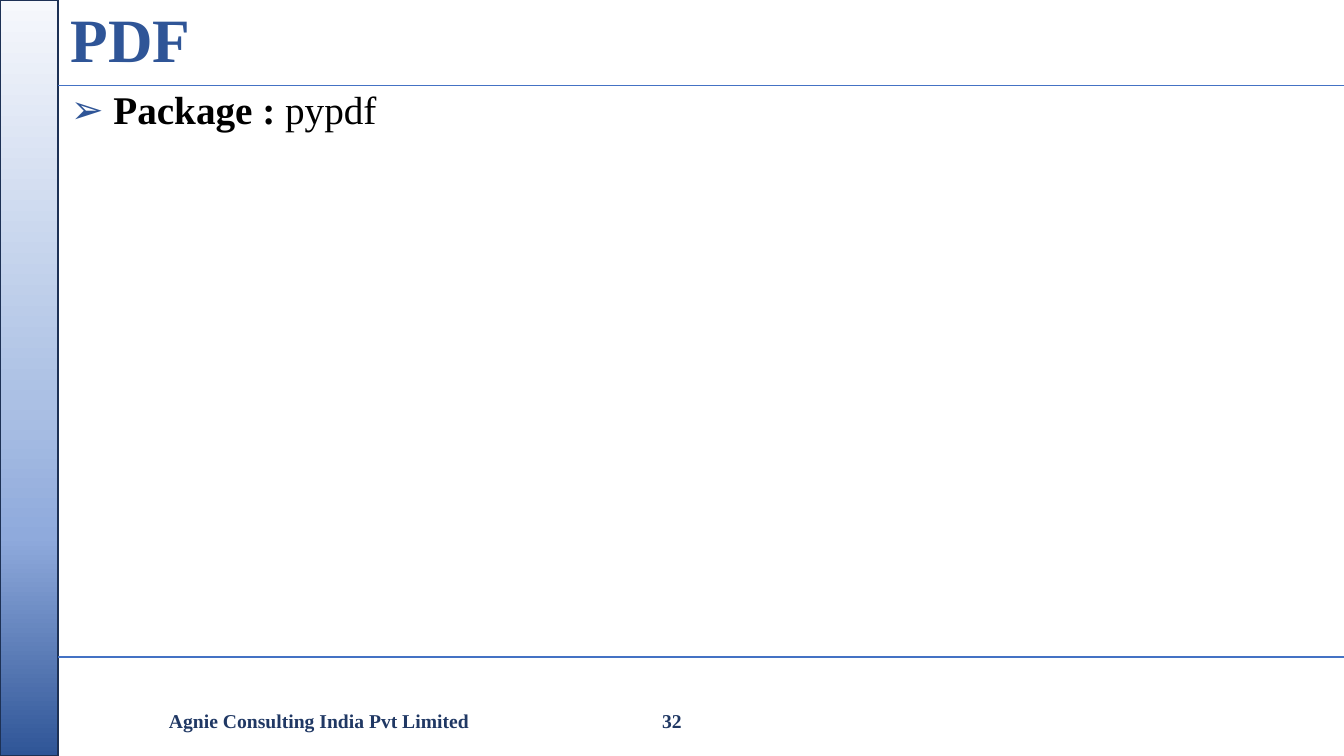
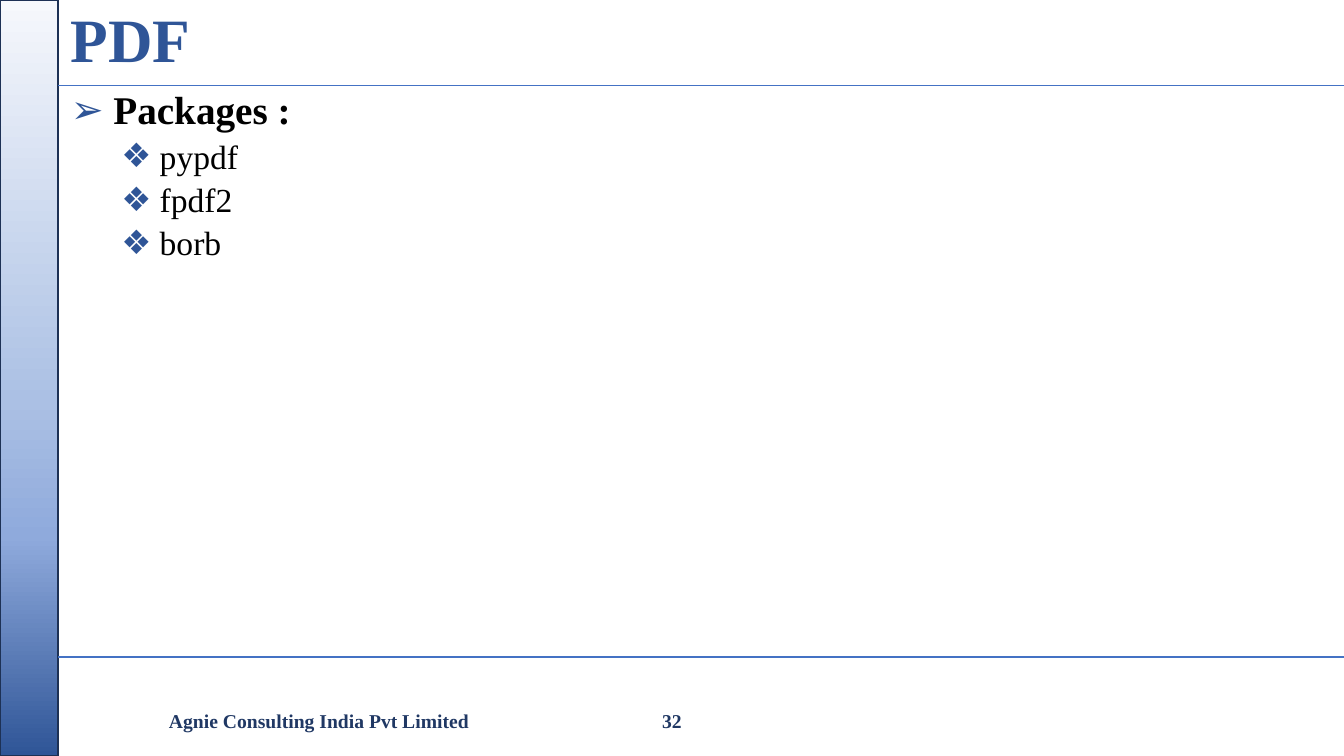
Before and after one commit to nikishdaniel1-del/Python-Cls, a slide deck: slide 32 of python class/Python Class.pptx. Drawn at 1344x756 pixels with LibreOffice and Linux fonts; fonts in the diff are those of the drawing; background and template pictures are left out. Boxes give left, top, right and bottom in pixels: in the first picture for what was removed or moved away, otherwise in the second. Text is boxed around its words. In the diff, an @@ line names an element or a change of style, - is before the commit and + after.

```diff
--- a/python class/Python Class.pptx
+++ b/python class/Python Class.pptx
@@ text at [113,96,267,256]: text changed; size 28 to 24 pt; bold off @@
-➢ Package : pypdf
+➢ Packages :
+  ❖ pypdf
+  ❖ fpdf2
+  ❖ borb
```
Also in this commit, not shown: 3 other slides changed, 7 other files.
